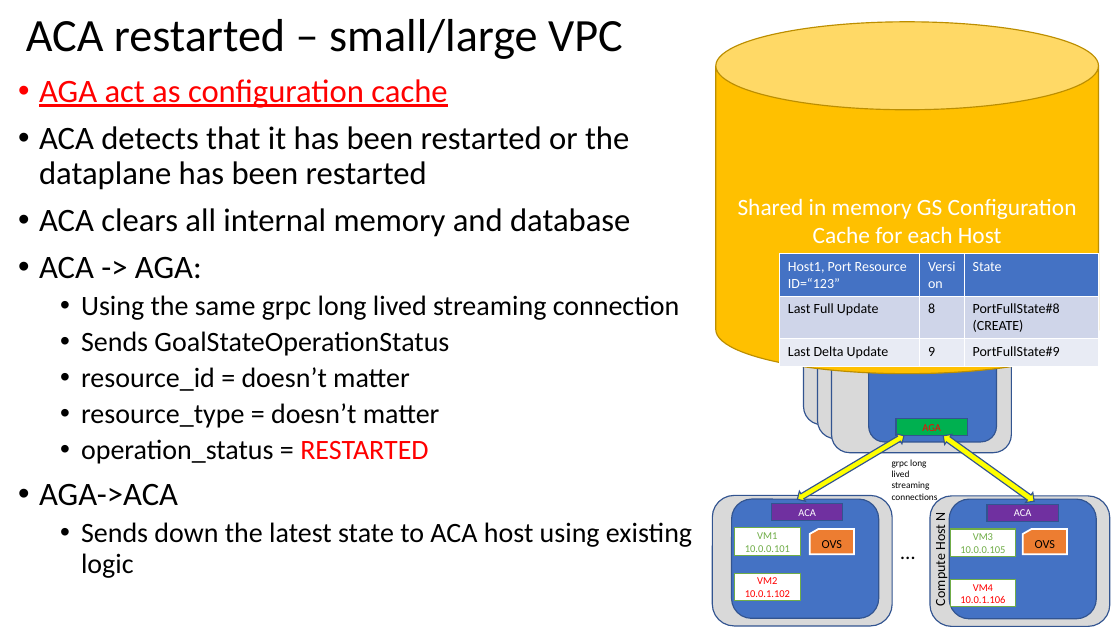
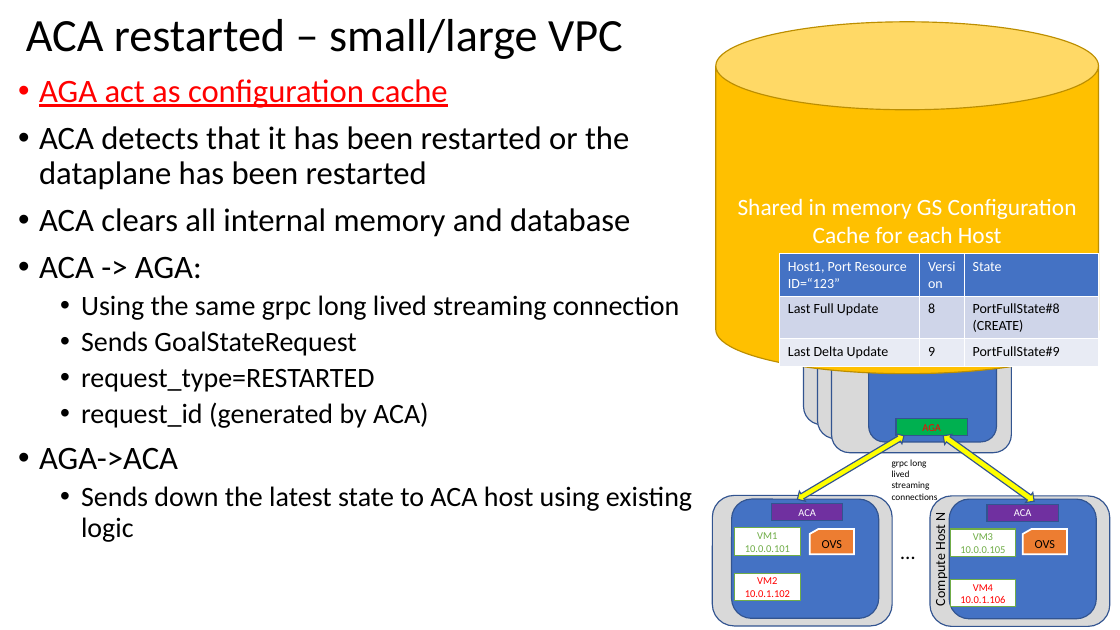
Before and after one commit to futurewei-cloud/alcor, a slide deck: slide 25 of docs/modules/ROOT/pages/alcor_agents/AGA_design.pptx. Drawn at 1120x630 pixels with LibreOffice and Linux fonts; fonts in the diff are those of the drawing. Boxes give left, top, right and bottom in pixels: in the first picture for what was removed or moved away, otherwise in the second. Text is boxed around its words. In the diff, an @@ line names an element or a change of style, - is before the commit and + after.

```diff
--- a/docs/modules/ROOT/pages/alcor_agents/AGA_design.pptx
+++ b/docs/modules/ROOT/pages/alcor_agents/AGA_design.pptx
@@ text at bbox=[81, 331, 429, 428]: text changed @@
-  • Sends GoalStateOperationStatus
-  • resource_id = doesn’t matter
-  • resource_type = doesn’t matter
-  • operation_status = RESTARTED
+  • Sends GoalStateRequest
+  • request_type=RESTARTED
+  • request_id (generated by ACA)
```
Also in this commit, not shown: 2 other slides changed, 1 other file.
